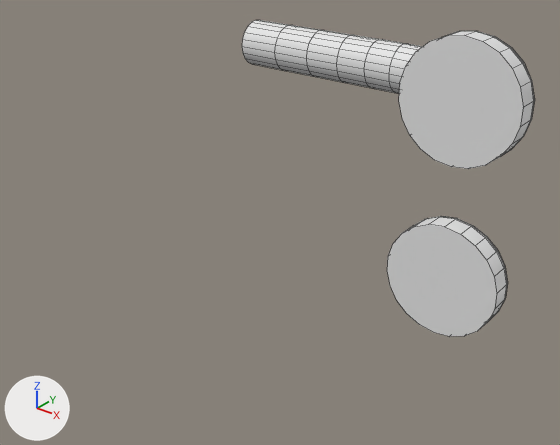
An edit to the Blender file Data/Models/Doors/Handles/Blend/handle_03.blend, drawn before and after from the same camera.
One viewpoint serves both versions: a camera (50 mm lens) standing at (0.1111, -0.2195, 0.0884) and looking at (-0.0287, -0.0448, -0.0199). The lights are fixed; the arrows at lower left show +X, +Y and +Z. The picture after the commit comes second. Mesh edges are drawn as thin lines.

The first picture shows 'handle'.
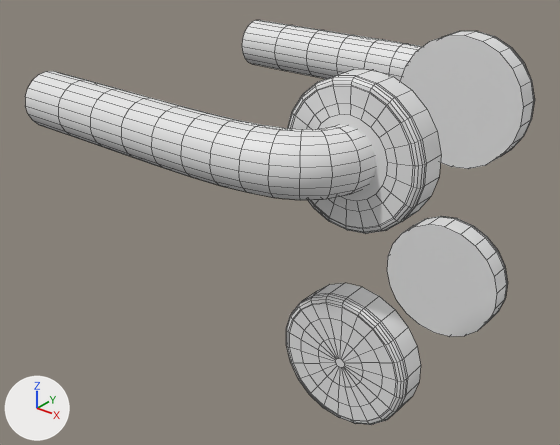
The newer file is also turned or shifted as a whole; pictures and numbers use the older file's frame.

The change, as a diff of the scene's bpy script:
```diff
--- a/Data/Models/Doors/Handles/Blend/handle_03.blend.py
+++ b/Data/Models/Doors/Handles/Blend/handle_03.blend.py
@@ me_béziercurve @@
 # used by ob_handle; location = (0.0, 0.0, 0.0)
-me_béziercurve.from_pydata(...)  # 678 vertices, 618 faces; spans x -0.0854..0.0331, y -0.013..0.0206, z -0.061..0.0398
+me_béziercurve.from_pydata(...)  # 1356 vertices, 1236 faces; spans x -0.0854..0.0331, y -0.0946..0.0206, z -0.061..0.0398
+# me_béziercurve part 1: the loose piece of 260 vertices spanning x -0.0854..0.0214, y -0.0062..0.0206, z 0.0111..0.0281 is copied, and the copy is mirrored in y about its middle, then moved by (0.0, -0.0883, 0.0); it spans x -0.0854..0.0214, y -0.0946..-0.0677, z 0.0111..0.0281
+# me_béziercurve part 2: the loose piece of 198 vertices spanning x -0.0067..0.0331, y -0.013..-0.0035, z -0.0003..0.0398 is copied, and the copy is mirrored in y about its middle, then moved by (0.0, -0.0574, 0.0); it spans x -0.0067..0.0331, y -0.0704..-0.0609, z -0.0003..0.0398
+# me_béziercurve part 3: the loose piece of 220 vertices spanning x -0.0067..0.0331, y -0.013..-0.0035, z -0.061..-0.0209 is copied, and the copy is mirrored in y about its middle, then moved by (0.0, -0.0574, 0.0); it spans x -0.0067..0.0331, y -0.0704..-0.0609, z -0.061..-0.0209
 me_béziercurve.materials.append(mat_material)
```

Where the change shows, as pixel boxes [x1, y1, x2, y2] in the pictures (560 x 445 px):
'handle', reshaped (74% wider, 28% taller): before [242, 20, 535, 337]; after [25, 20, 535, 425]
part 1 of me_béziercurve, added: after [25, 71, 376, 200]
part 2 of me_béziercurve, added: after [288, 69, 441, 234]
part 3 of me_béziercurve, added: after [286, 283, 421, 425]
